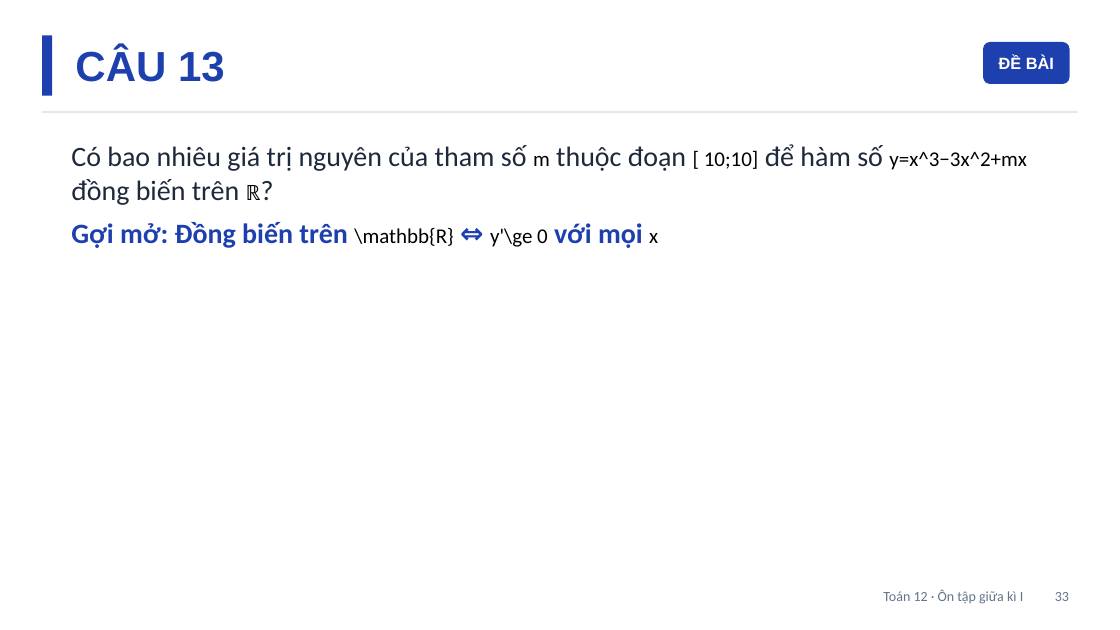
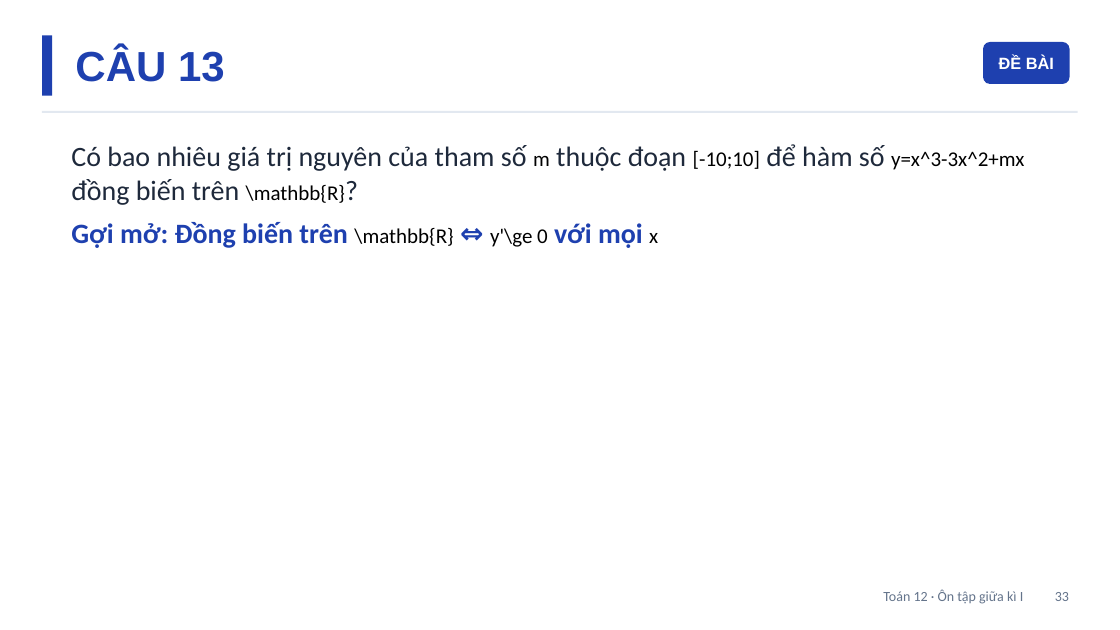
Before and after one commit to Trangtu66/Taode_thi_online, a slide deck: slide 33 of mon/toan/slide/lop12/Slide_TOAN12_OnTapGiuaKi1_T25.pptx. Drawn at 1120x630 pixels with LibreOffice and Linux fonts; fonts in the diff are those of the drawing. Boxes give left, top, right and bottom in pixels: in the first picture for what was removed or moved away, otherwise in the second. Text is boxed around its words. In the diff, an @@ line names an element or a change of style, - is before the commit and + after.

```diff
--- a/mon/toan/slide/lop12/Slide_TOAN12_OnTapGiuaKi1_T25.pptx
+++ b/mon/toan/slide/lop12/Slide_TOAN12_OnTapGiuaKi1_T25.pptx
@@ text at bbox=[71, 144, 1024, 205]: text changed @@
-Có bao nhiêu giá trị nguyên của tham số m thuộc đoạn [ 10;10] để hàm số y=x^3−3x^2+mx đồng biến trên ℝ?
+Có bao nhiêu giá trị nguyên của tham số m thuộc đoạn [-10;10] để hàm số y=x^3-3x^2+mx đồng biến trên \mathbb{R}?
```
Also in this commit, not shown: 2 other slides changed, 7 other files.
